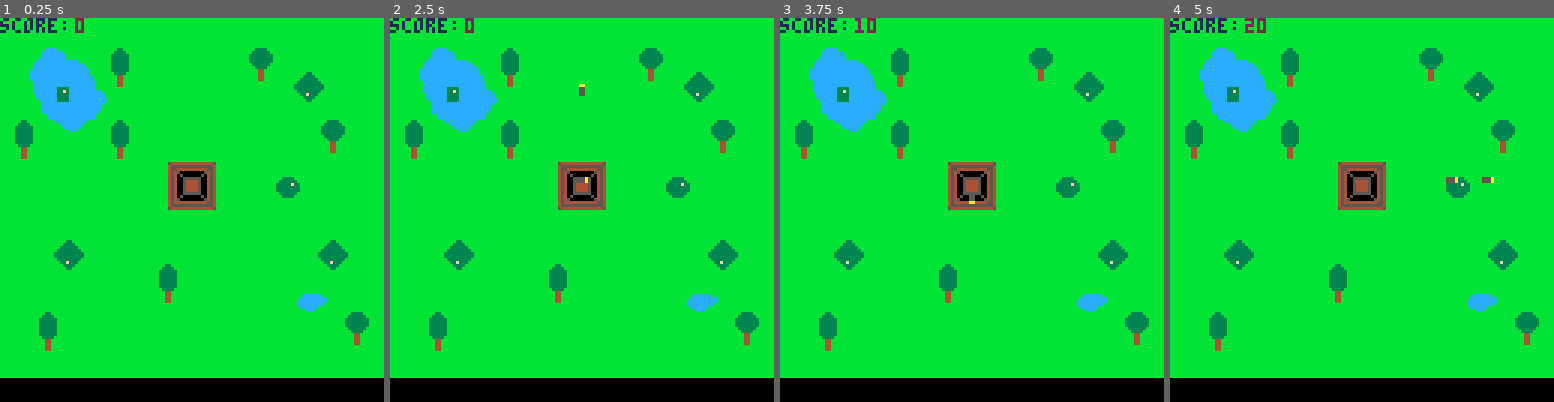
Above: before the commit, frames 1-4 (left to right).
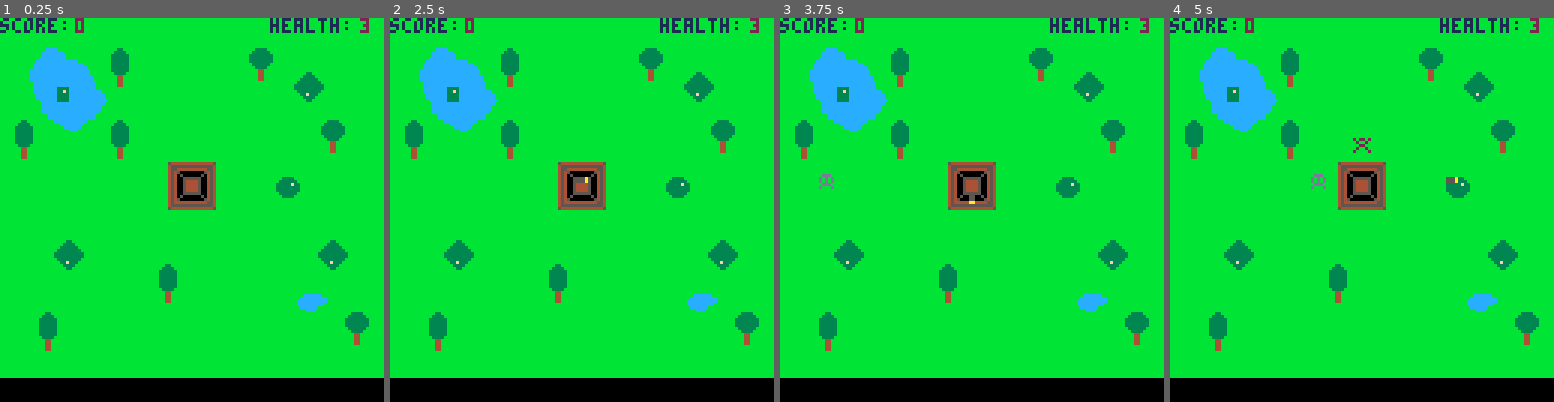
Above: after the commit, the same moments.

Repository: dollproxy/C3P0SGames
Game: PICO-8 cartridge spaceship.p8
Two runs of this game, one before a commit and one after it. Both use one fixed random seed, a clock stepped at 60 frames per second and the inputs below.
Inputs:
- Up to frame 1 (0.25 s): no input
- Up to frame 2 (2.5 s): hold Right 1.6-2.1 s; hold Up 2.15-2.42 s; hold Right from 2.47 s (still down)
- Up to frame 3 (3.75 s): release Right at 3.03 s; hold Left 3.08-3.58 s; hold Down from 3.63 s (still down)
- Up to frame 4 (5 s): release Down at 3.97 s; hold Right 4.02-4.68 s; hold Up from 4.73 s (still down)

The runs differ from the first frame. In frame 1, 0.4% of the frame differs, in the area x 70-97%, y 0-4%; in frame 2, 0.5%; in frame 3, 0.6%; in frame 4, 0.7%, in the area x 19-97%, y 0-45%.

Commit message:
COntagem de vidas e outros ajustes

Diff:
--- a/spaceship.p8
+++ b/spaceship.p8
@@ -5,11 +5,20 @@
  fort = {x = 60,
  							 y = 50,
  							 points = 0,
+ 							 hp	= 3,
  							 box = {x1=0,y1=0,x2=10,y2=10}
  							}
 	bullets = {}
 	enemies = {}
-	t = 0
+	t  = 0
+	bc = 1
+	start()
+end
+
+--states
+function start()
+	_draw = draw_mgame
+	_update = update_mgame
 end
 
 function fire (i,sprite,dix,diy)
@@ -23,6 +32,7 @@
 		box = {x1 = 0, y1 = 0,x2=3,y2=3}
 	}
 	add(bullets,bullet)
+	bc = 0
 end
 
 function spawn (sprite,sx,sy,dix,diy)
@@ -64,7 +74,7 @@
 	return true
 end
 
-function _update()
+function update_mgame()
 	t += 1
 -- bullet  control
 		for bullet in all(bullets) do
@@ -72,26 +82,31 @@
 				bullet.y += bullet.dy
 				if bullet.x < 0 or bullet.x > 128 or bullet.y < 0 or bullet.y > 128 then
 					del(bullets,bullet)
+					bc = 1
 				end
 				for enemy in all(enemies) do
 					if coll(bullet,enemy) then
 						del(enemies,enemy)
 						del(bullets,bullet)
 						fort.points += 10
+						bc=1
      end
 				end
 		end
 
-  if btnp(0) then fire(0,22,-3,0) end
-		if btnp(1) then fire(1,19,3,0) end
-		if btnp(2) then fire(2,20,0,-3) end
-		if btnp(3) then fire(3,21,0,3) end
+  if btnp(0) and bc == 1 then fire(0,22,-3,0) end
+		if btnp(1) and bc == 1 then fire(1,19,3,0) end
+		if btnp(2) and bc == 1 then fire(2,20,0,-3) end
+		if btnp(3) and bc == 1 then fire(3,21,0,3) end
 -- enemy spawn
 	for enemy in all(enemies) do
 		enemy.x += enemy.dx
 		enemy.y += enemy.dy
 		if coll(fort,enemy) then
 			del(enemies,enemy)
+			if(fort.hp > 0) then
+				fort.hp -= 1
+			end
 		end
 	end
 		if t%100 == 0 then spawn(14,0,fort.y,0.9,0) end
@@ -100,7 +115,12 @@
 		if t%185 == 0 then spawn(15,fort.x,128,0,-0.5) end
 end
 
-function _draw()
+--function _draw_title()
+--	cls()
+--	print("we've been discovered!",30,30,2)
+--end
+
+function draw_mgame()
 	cls()
 	map(0,0,0,0,17,16)
 	for bullet in all(bullets) do
@@ -111,6 +131,8 @@
 	end
 	print("score:",0,0,1)
 	print(fort.points,25,0,2)
+	print("health:",90,0,1)
+	print(fort.hp,120,0,2)
 end
 
 
